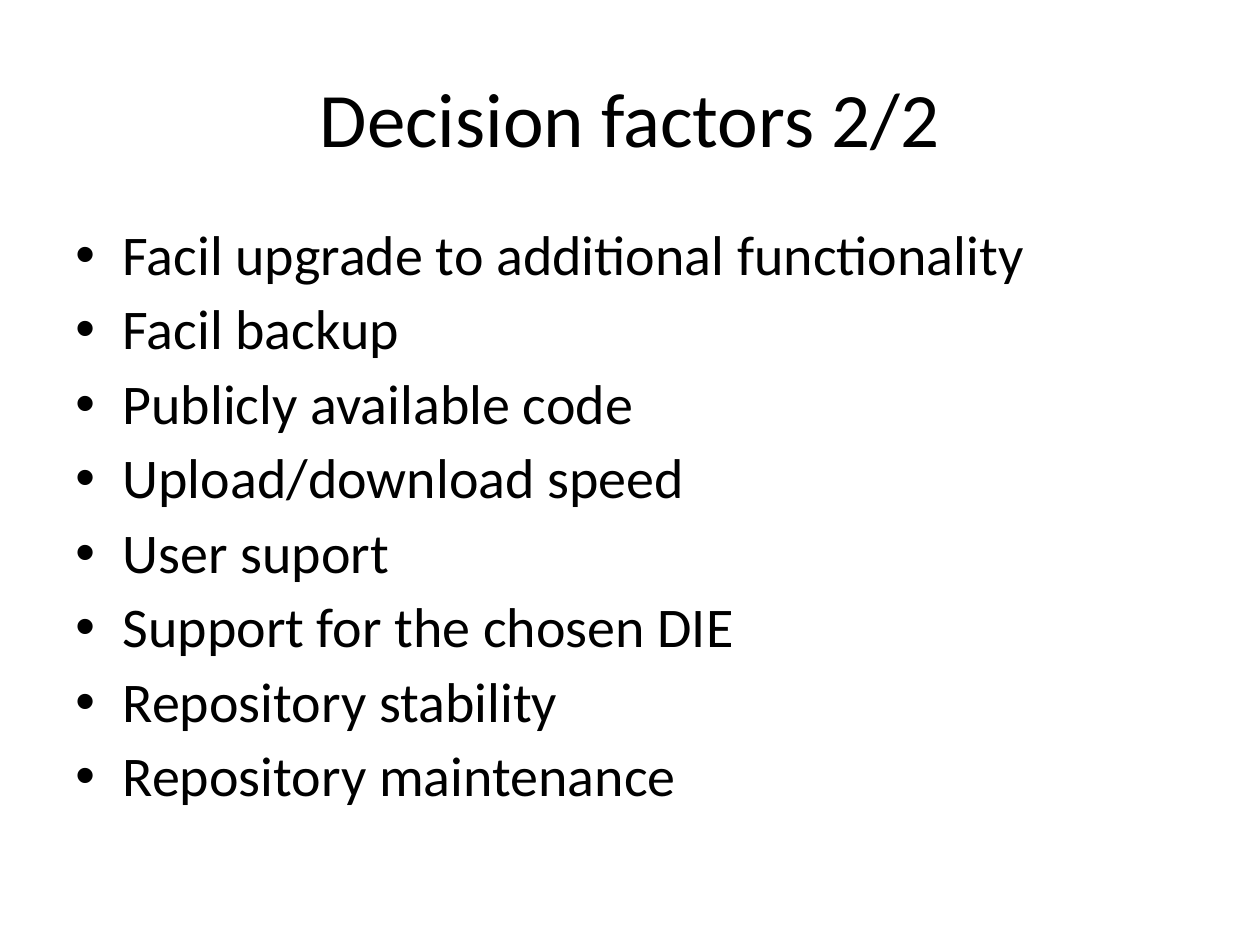
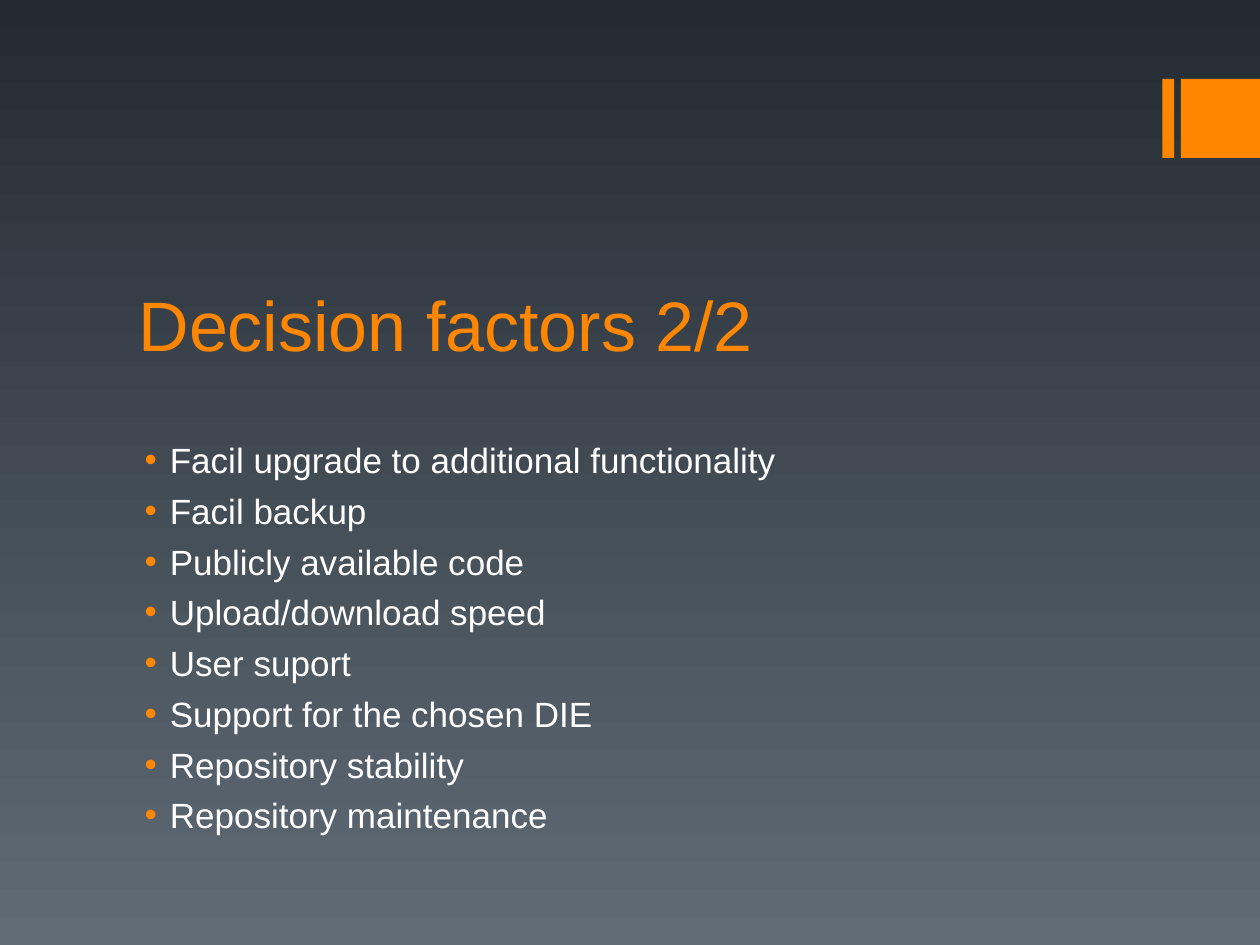
Before and after one commit to gdgcluj/first-steps-into, a slide deck: slide 3 of GitHub.ppt. Drawn at 1260x945 pixels with LibreOffice and Linux fonts; fonts in the diff are those of the drawing. Boxes give left, top, right and bottom in pixels: in the first picture for what was removed or moved away, otherwise in the second. Text is boxed around its words. In the diff, an @@ line names an element or a change of style, - is before the commit and + after.

```diff
--- a/GitHub.ppt
+++ b/GitHub.ppt
@@ background #FFFFFF to gradient #232B32 to #606B76 @@
@@ rectangle added at (1163,79,1174,159), fill #FF8600 @@
@@ rectangle added at (1181,79,1260,159), fill #FF8600 @@
@@ title "Decision factors 2/2": place and size @@
-title "Decision factors 2/2" at (320,93,940,151)
+title "Decision factors 2/2" at (139,300,752,352)
@@ title "Decision factors 2/2" at (139,300,752,352): size 44 to 40 pt, font Calibri to Arial, text colour #000000 to #FF8600; alignment centre to left; vertical alignment middle to bottom @@
@@ text "Facil upgrade to additional functionality": place and size @@
-text "Facil upgrade to additional functionality" at (123,236,1023,805)
+text "Facil upgrade to additional functionality" at (170,447,775,835)
@@ text "Facil upgrade to additional functionality" at (170,447,775,835): size 32 to 20 pt, font Calibri to Arial, text colour #000000 to #FFFFFF; indent changed; line spacing 0.9 to 1; less space between paragraphs; bullet colour #000000 to #FF8600 @@
```
Also in this commit, not shown: 8 other slides changed.
